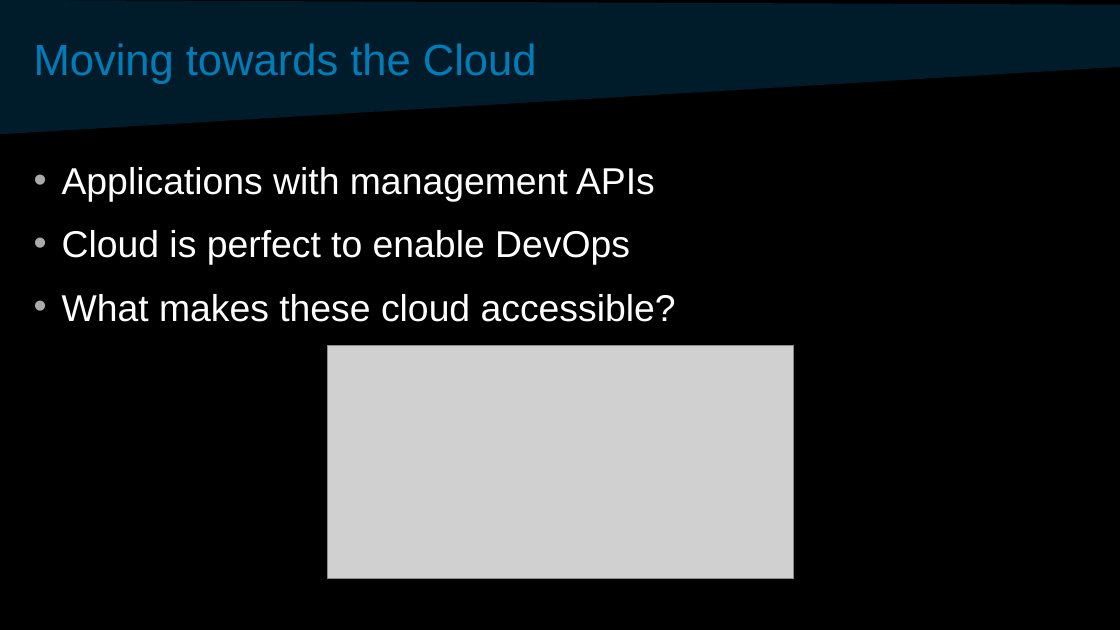
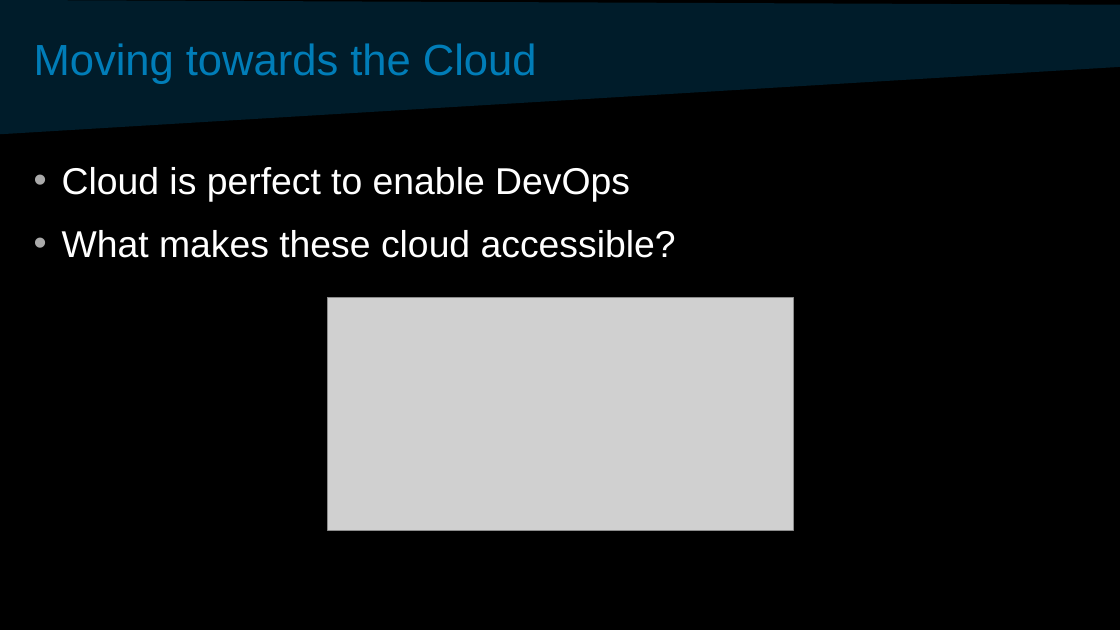
Before and after one commit to davidvonthenen/proposals, a slide deck: slide 25 of 2017_APACHECON_US/ConSchedAndSbSChangeCloud.pptx. Drawn at 1120x630 pixels with LibreOffice and Linux fonts; fonts in the diff are those of the drawing; grey boxes stand for pictures; background and template pictures are left out. Boxes give left, top, right and bottom in pixels: in the first picture for what was removed or moved away, otherwise in the second. Text is boxed around its words. In the diff, an @@ line names an element or a change of style, - is before the commit and + after.

```diff
--- a/2017_APACHECON_US/ConSchedAndSbSChangeCloud.pptx
+++ b/2017_APACHECON_US/ConSchedAndSbSChangeCloud.pptx
@@ text at (62,167,655,201): paragraph removed @@
-• Applications with management APIs
@@ picture: place and size @@
-picture at (327,346,793,579)
+picture at (327,297,793,530)
```
Also in this commit, not shown: 4 other slides changed, 3 other files.
